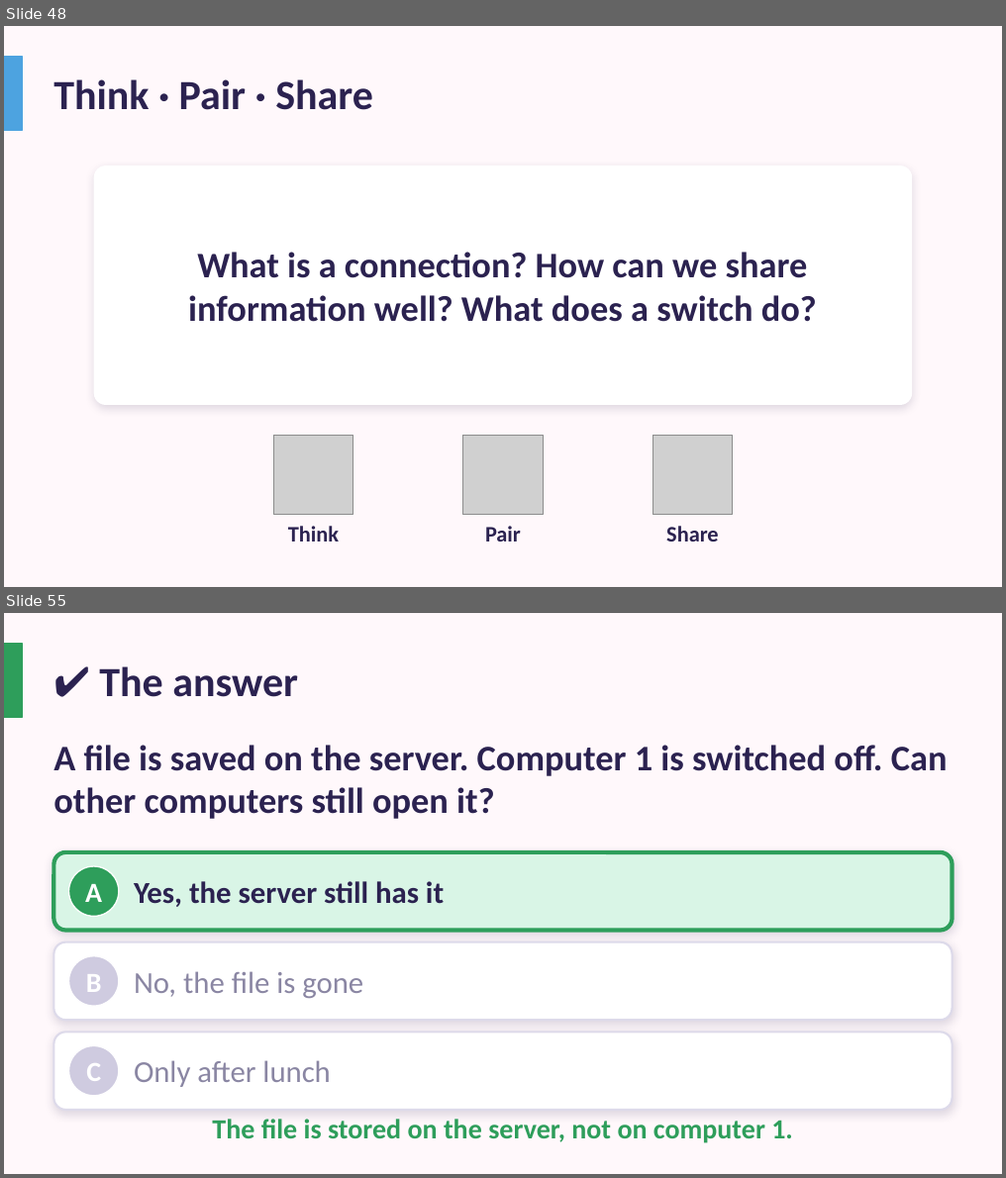
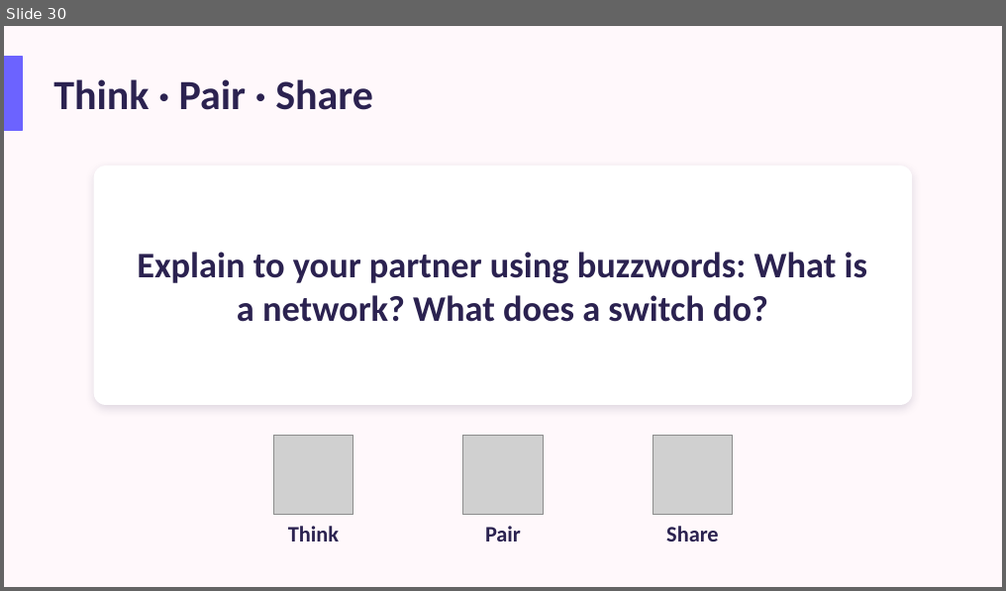
Before and after one commit to abualrif22-glitch/NBC, a slide deck: resources/Year-3/Y3 Unit summary - Connecting Computers.pptx. Shown one above the other, each under a label of ours: slides 48 and 55 before the commit, slide 30 after it; the slides between them are not shown. The pictures are 1006x1178 and 1006x591 pixels, drawn with LibreOffice and Linux fonts; fonts in the diff are those of the drawing; grey boxes stand for pictures. Boxes give left, top, right and bottom in pixels: in the first picture for what was removed or moved away, otherwise in the second. Text is boxed around its words. In the diff, an @@ line names an element or a change of style, - is before the commit and + after.

```diff
--- a/resources/Year-3/Y3 Unit summary - Connecting Computers.pptx
+++ b/resources/Year-3/Y3 Unit summary - Connecting Computers.pptx
@@ slide 55 removed at [4,613,1002,1174], background #FFF8FB @@
@@ rectangle removed at [4,643,22,718] @@
@@ text removed at [99,666,298,697] @@
-✔ The answer
@@ text removed at [54,745,947,819] @@
-A file is saved on the server. Computer 1 is switched off. Can other computers still open it?
@@ rounded rectangle removed at [54,853,952,931] @@
@@ ellipse removed at [69,866,119,916] @@
@@ text removed at [85,884,102,902] @@
-A
@@ text removed at [134,881,444,907] @@
-Yes, the server still has it
@@ rounded rectangle removed at [54,943,952,1020] @@
@@ ellipse removed at [69,957,119,1006] @@
@@ text removed at [86,974,102,992] @@
-B
@@ text removed at [134,971,363,998] @@
-No, the file is gone
@@ rounded rectangle removed at [54,1032,952,1110] @@
@@ ellipse removed at [69,1046,119,1096] @@
@@ text removed at [86,1063,101,1081] @@
-C
@@ text removed at [134,1060,330,1087] @@
-Only after lunch
@@ text removed at [212,1119,793,1144] @@
-The file is stored on the server, not on computer 1.
@@ what was slide 48 is now slide 30 @@
@@ slide 30 changed as well @@
@@ rectangle at [4,56,22,131]: fill #4DA3E0 to #6C63FF; outline #4DA3E0 1 pt to #6C63FF 1 pt @@
@@ text at [137,252,867,322]: text changed @@
-What is a connection? How can we share information well? What does a switch do?
+Explain to your partner using buzzwords: What is a network? What does a switch do?
```
Also in this commit, not shown: 14 other slides changed, 15 slides added, 67 other slides removed, 1 other file.
